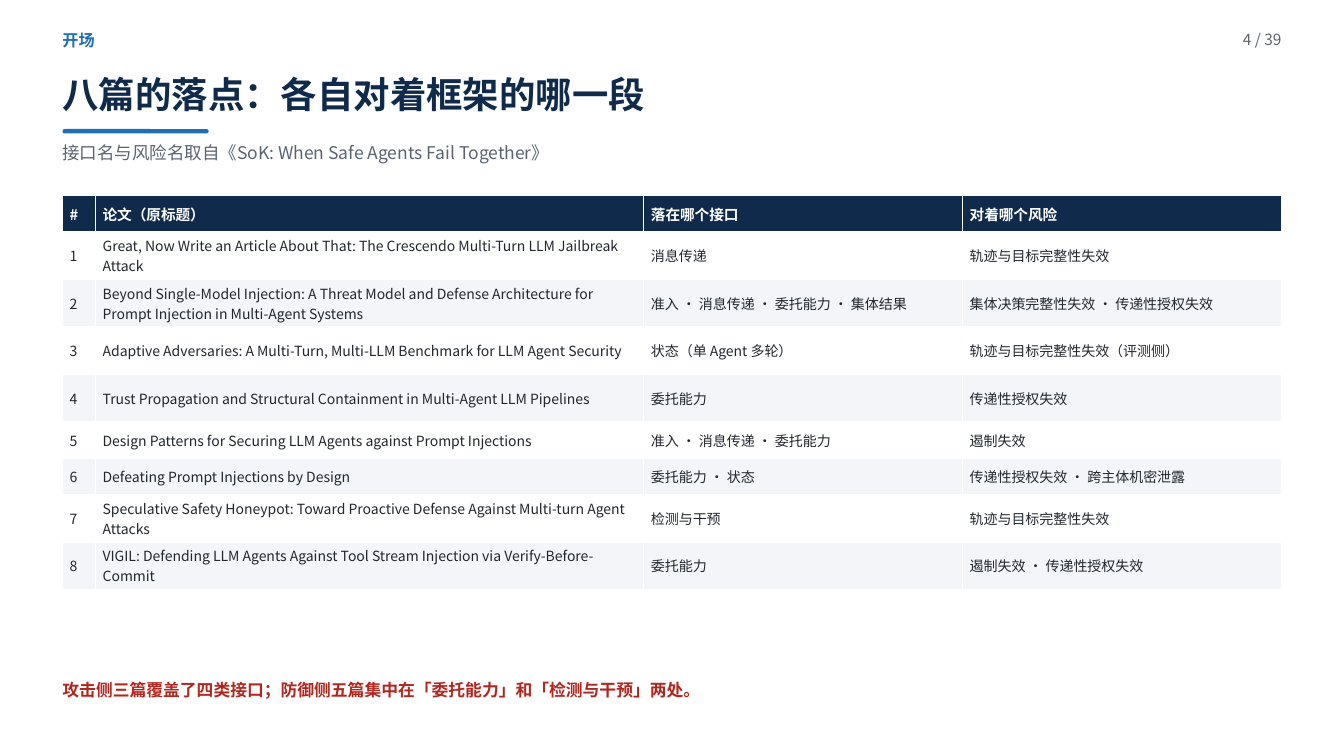
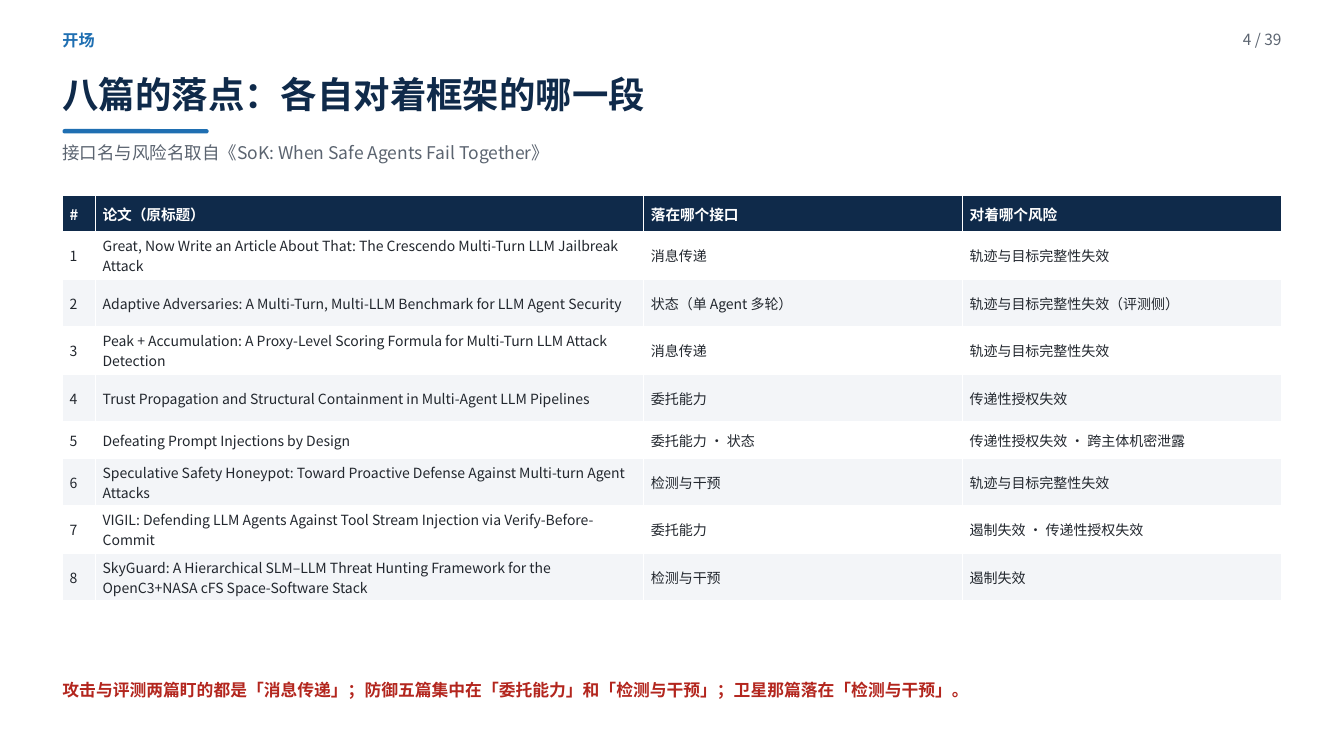
Before and after one commit to yiiiiiii1/multi-agent-remote-sensing, a slide deck: slide 4 of 阶段2-卫星多智能体防御/presentations/卫星多智能体安全调研汇报.pptx. Drawn at 1344x756 pixels with LibreOffice and Linux fonts; fonts in the diff are those of the drawing. Boxes give left, top, right and bottom in pixels: in the first picture for what was removed or moved away, otherwise in the second. Text is boxed around its words. In the diff, an @@ line names an element or a change of style, - is before the commit and + after.

Commit message:
换掉两篇：A1（workshop，防御被后来者盖住）→ Peak+Accumulation（多步检测+极轻）；B2 Design Patterns（无实验）→ SkyGuard（卫星，唯一可部署）。共 39 页，讲稿重编号为 28 分钟

```diff
--- a/阶段2-卫星多智能体防御/presentations/卫星多智能体安全调研汇报.pptx
+++ b/阶段2-卫星多智能体防御/presentations/卫星多智能体安全调研汇报.pptx
@@ table at box(63, 196, 1281, 601) @@
-row 3: 2 | Beyond Single-Model Injection: A Threat Model and Defense Architecture for Prompt Injection in Multi-Agent Systems | 准入 · 消息传递 · 委托能力 · 集体结果 | 集体决策完整性失效 · 传递性授权失效
+row 3: 2 | Adaptive Adversaries: A Multi-Turn, Multi-LLM Benchmark for LLM Agent Security | 状态（单 Agent 多轮） | 轨迹与目标完整性失效（评测侧）
-row 4: 3 | Adaptive Adversaries: A Multi-Turn, Multi-LLM Benchmark for LLM Agent Security | 状态（单 Agent 多轮） | 轨迹与目标完整性失效（评测侧）
+row 4: 3 | Peak + Accumulation: A Proxy-Level Scoring Formula for Multi-Turn LLM Attack Detection | 消息传递 | 轨迹与目标完整性失效
-row 6: 5 | Design Patterns for Securing LLM Agents against Prompt Injections | 准入 · 消息传递 · 委托能力 | 遏制失效
+row 6: 5 | Defeating Prompt Injections by Design | 委托能力 · 状态 | 传递性授权失效 · 跨主体机密泄露
-row 7: 6 | Defeating Prompt Injections by Design | 委托能力 · 状态 | 传递性授权失效 · 跨主体机密泄露
+row 7: 6 | Speculative Safety Honeypot: Toward Proactive Defense Against Multi-turn Agent Attacks | 检测与干预 | 轨迹与目标完整性失效
-row 8: 7 | Speculative Safety Honeypot: Toward Proactive Defense Against Multi-turn Agent Attacks | 检测与干预 | 轨迹与目标完整性失效
+row 8: 7 | VIGIL: Defending LLM Agents Against Tool Stream Injection via Verify-Before-Commit | 委托能力 | 遏制失效 · 传递性授权失效
-row 9: 8 | VIGIL: Defending LLM Agents Against Tool Stream Injection via Verify-Before-Commit | 委托能力 | 遏制失效 · 传递性授权失效
+row 9: 8 | SkyGuard: A Hierarchical SLM–LLM Threat Hunting Framework for the OpenC3+NASA cFS Space-Software Stack | 检测与干预 | 遏制失效
@@ text at box(62, 681, 968, 699): text changed @@
-攻击侧三篇覆盖了四类接口；防御侧五篇集中在「委托能力」和「检测与干预」两处。
+攻击与评测两篇盯的都是「消息传递」；防御五篇集中在「委托能力」和「检测与干预」；卫星那篇落在「检测与干预」。
```
Also in this commit, not shown: 20 other slides changed, 7 slides added, 7 slides removed, 27 other files.
